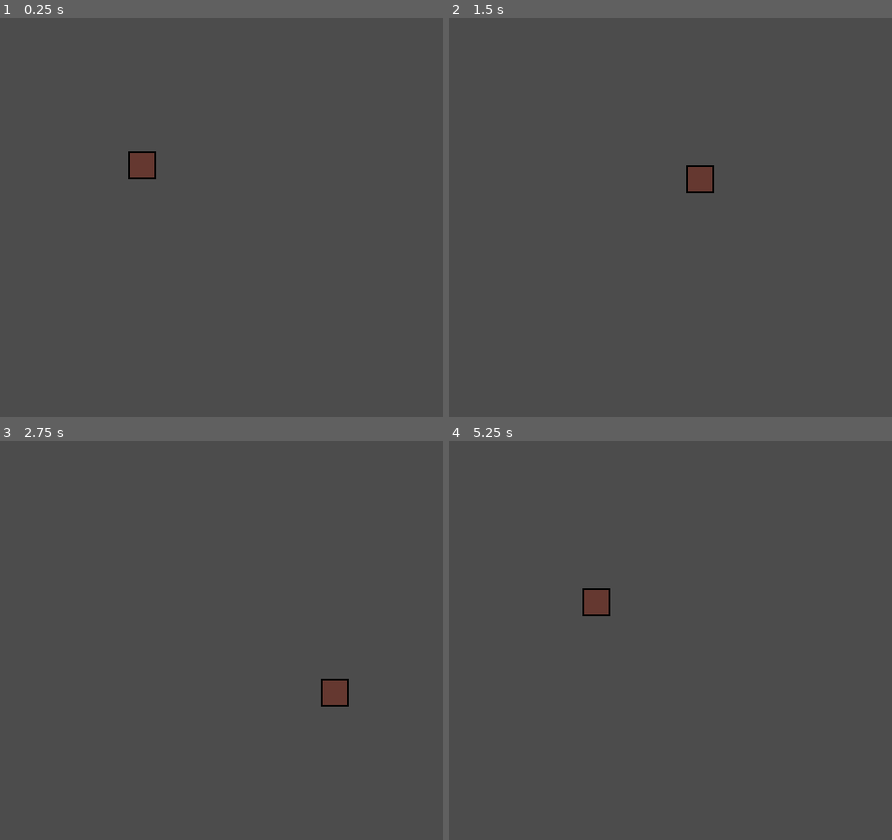
Above: before the commit, frames 1-4 (two rows, left to right).
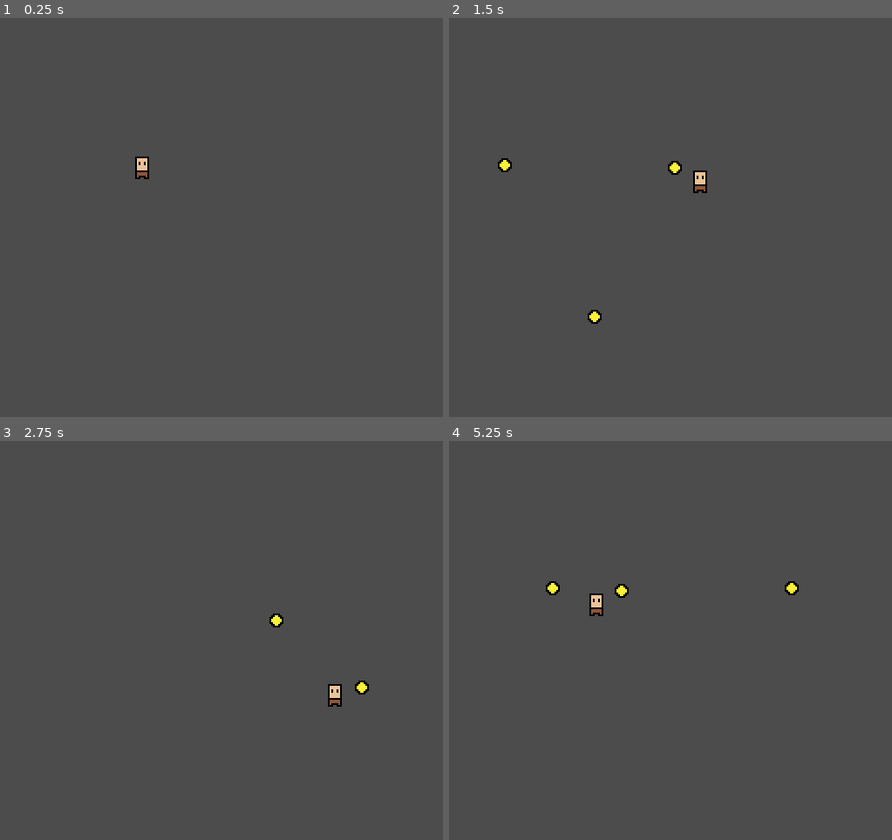
Above: after the commit, the same moments.

Repository: robbertstevens/gameoff2020
Game: Godot game, scene res://world.tscn
Same seed, same stepped clock (60 frames per second), same inputs: the game is played once before the commit and once after it.
Inputs:
- Up to frame 1 (0.25 s): no input
- Up to frame 2 (1.5 s): tap Enter at 0.5 s; hold D (ui_right) 0.53-1.28 s; tap Down (ui_aim_down) at 0.6 s; tap Left (ui_aim_left) at 0.8, 1.35 s; hold S (ui_down) from 1.28 s (still down)
- Up to frame 3 (2.75 s): tap Right (ui_aim_right) at 1.55, 2.1 s; release S (ui_down) at 2.03 s; hold D (ui_right) from 2.03 s (still down); tap Up (ui_aim_up) at 2.3 s
- Up to frame 4 (5.25 s): release D (ui_right) at 2.78 s; hold W (ui_up) 2.78-3.53 s; tap Up (ui_aim_up) at 2.85 s; tap Down (ui_aim_down) at 3.05, 3.6 s; hold A (ui_left) 3.53-5.03 s; tap Left (ui_aim_left) at 3.8, 4.35 s; tap Right (ui_aim_right) at 4.55, 5.1 s; hold S (ui_down) from 5.03 s (still down)

The runs differ from the first frame. In frame 1, 0.4% of the frame differs, in the area x 28-36%, y 33-41%; in frame 2, 0.7%, in the area x 11-60%, y 35-77%; in frame 3, 0.6%; in frame 4, 0.7%.

Commit message:
Added playable character

Diff:
--- /dev/null
+++ b/Entities/NormalBullet.gd
@@ -0,0 +1,21 @@
+extends KinematicBody2D
+
+export var SPEED = 100;
+
+var direction: Vector2;
+var owner_velocity: Vector2 = Vector2.ZERO
+
+func _ready():
+	$Timer.set_wait_time(1)
+	$Timer.connect("timeout", self, "queue_free")
+
+	$Timer.start()
+
+func _physics_process(delta) -> void:
+	var motion = direction * SPEED
+	var collider = move_and_collide(motion * delta)
+
+	apply_collision(collider)
+
+func apply_collision(collider) -> void:
+	pass
--- /dev/null
+++ b/Entities/NormalBullet.tscn
@@ -0,0 +1,12 @@
+[gd_scene load_steps=3 format=2]
+
+[ext_resource path="res://Assets/projectile.png" type="Texture" id=1]
+[ext_resource path="res://Entities/NormalBullet.gd" type="Script" id=2]
+
+[node name="Bullet" type="KinematicBody2D"]
+script = ExtResource( 2 )
+
+[node name="Sprite" type="Sprite" parent="."]
+texture = ExtResource( 1 )
+
+[node name="Timer" type="Timer" parent="."]
--- a/Entities/Player.gd
+++ b/Entities/Player.gd
@@ -6,7 +6,7 @@
 
 var velocity: Vector2 = Vector2.ZERO;
 
-func _physics_process(delta):
+func _physics_process(delta) -> void:
 	var axis = get_input_axis()
 
 	if axis != Vector2.ZERO:
--- a/Entities/Player.tscn
+++ b/Entities/Player.tscn
@@ -1,7 +1,8 @@
-[gd_scene load_steps=4 format=2]
+[gd_scene load_steps=5 format=2]
 
 [ext_resource path="res://Assets/character.png" type="Texture" id=1]
 [ext_resource path="res://Entities/Player.gd" type="Script" id=2]
+[ext_resource path="res://Entities/Weapon.tscn" type="PackedScene" id=3]
 
 [sub_resource type="CircleShape2D" id=1]
 radius = 8.0
@@ -11,6 +12,10 @@
 
 [node name="Sprite" type="Sprite" parent="."]
 texture = ExtResource( 1 )
+vframes = 5
+hframes = 4
 
 [node name="CollisionShape2D" type="CollisionShape2D" parent="."]
 shape = SubResource( 1 )
+
+[node name="Weapon" parent="." instance=ExtResource( 3 )]
--- /dev/null
+++ b/Entities/Weapon.gd
@@ -0,0 +1,28 @@
+extends Node2D
+
+const SHOOT_DIRECTIONS = {
+	"ui_aim_right": Vector2.RIGHT,
+	"ui_aim_left": Vector2.LEFT,
+	"ui_aim_down": Vector2.DOWN,
+	"ui_aim_up": Vector2.UP
+}
+
+export var Bullet: PackedScene;
+
+var direction = Vector2.DOWN
+var prev_position = Vector2.ZERO
+var velocity = Vector2.ZERO
+
+
+func _process(delta) -> void:
+	var aim_directions = []
+
+	for shoot_action in ["ui_aim_right", "ui_aim_left", "ui_aim_down", "ui_aim_up"]:
+		if Input.is_action_just_pressed(shoot_action):
+			aim_directions.append(shoot_action)
+
+	if aim_directions.size() > 0:
+		var b = Bullet.instance()
+		b.direction = SHOOT_DIRECTIONS[aim_directions.back()]
+		b.position = get_global_transform().get_origin()
+		get_tree().get_root().add_child(b)
--- /dev/null
+++ b/Entities/Weapon.tscn
@@ -0,0 +1,8 @@
+[gd_scene load_steps=3 format=2]
+
+[ext_resource path="res://Entities/Weapon.gd" type="Script" id=1]
+[ext_resource path="res://Entities/NormalBullet.tscn" type="PackedScene" id=2]
+
+[node name="Weapon" type="Node2D"]
+script = ExtResource( 1 )
+Bullet = ExtResource( 2 )
--- /dev/null
+++ b/Shotgun.tscn
@@ -0,0 +1,5 @@
+[gd_scene load_steps=2 format=2]
+
+[ext_resource path="res://Entities/Weapon.tscn" type="PackedScene" id=1]
+
+[node name="Weapon" instance=ExtResource( 1 )]
--- a/world.tscn
+++ b/world.tscn
@@ -2,7 +2,9 @@
 
 [ext_resource path="res://Entities/Player.tscn" type="PackedScene" id=1]
 
-[node name="World" type="Node2D"]
+[node name="World" type="Node2D" groups=[
+"World",
+]]
 
 [node name="Player" parent="." instance=ExtResource( 1 )]
 position = Vector2( 147.578, 95.6138 )
Binary file changed: Assets/Source/character.aseprite
Binary file added: Assets/Source/projectile.aseprite
Binary file changed: Assets/character.png
Binary file added: Assets/projectile.png
Not shown, added: Assets/projectile.png.import
